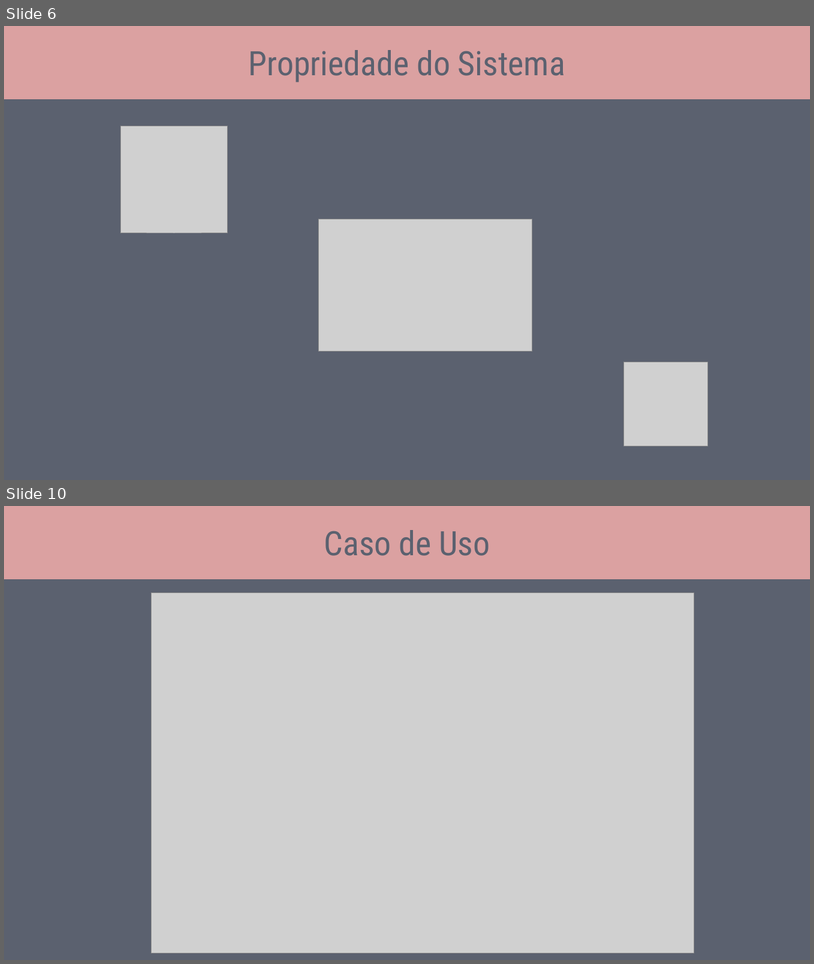
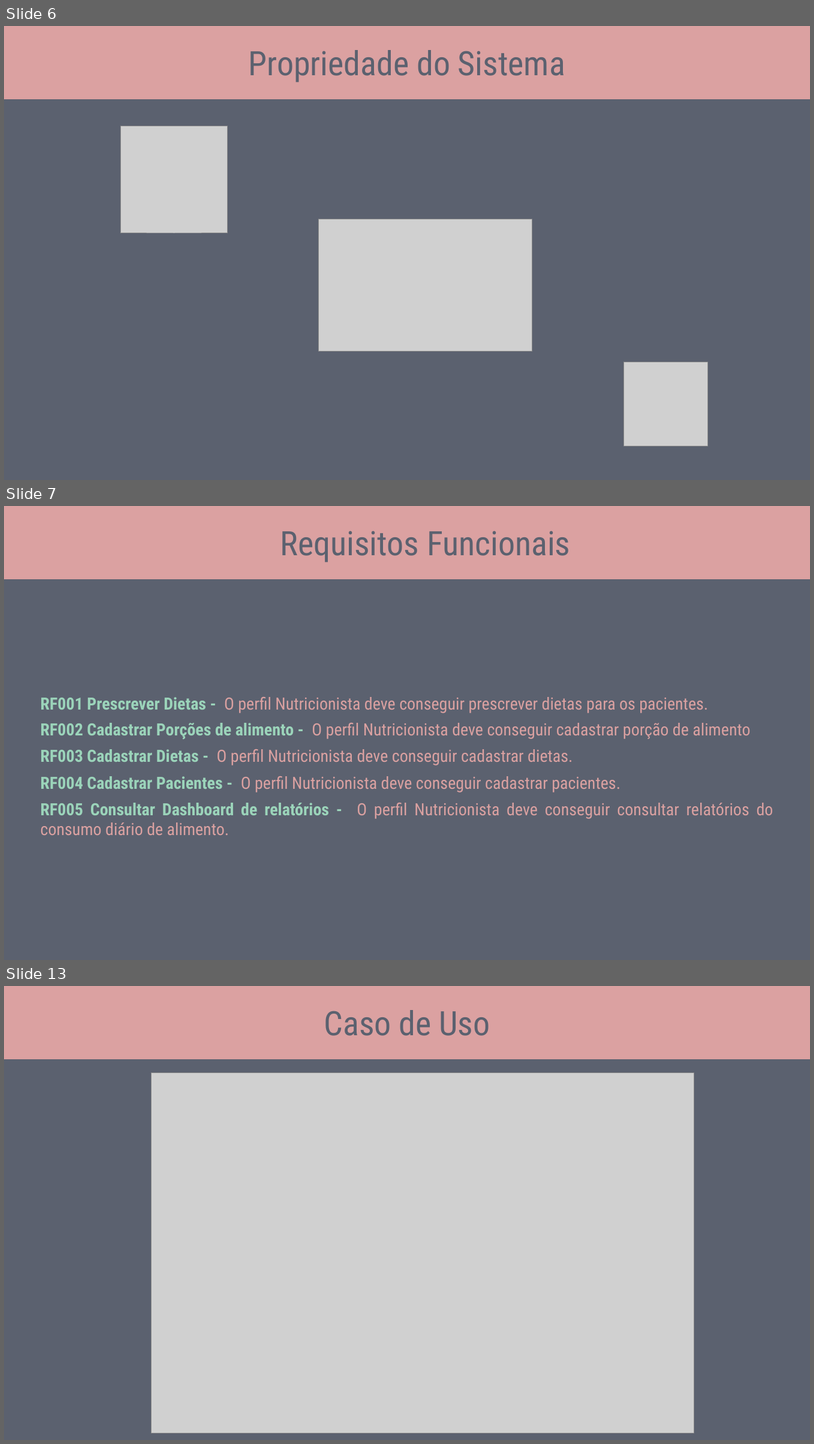
Before and after one commit to caiobarretta/Diet-CSharp, a slide deck: doc/IFSP/Diet-csharp.pptx. Shown one above the other, each under a label of ours: slides 6 and 10 before the commit, slides 6, 7 and 13 after it; the slides between them are not shown. The pictures are 814x964 and 814x1444 pixels, drawn with LibreOffice and Linux fonts; fonts in the diff are those of the drawing; grey boxes stand for pictures. Boxes give left, top, right and bottom in pixels: in the first picture for what was removed or moved away, otherwise in the second. Text is boxed around its words. In the diff, an @@ line names an element or a change of style, - is before the commit and + after.

```diff
--- a/doc/IFSP/Diet-csharp.pptx
+++ b/doc/IFSP/Diet-csharp.pptx
@@ slide 7 added at box(4, 506, 810, 960), background #5B616F @@
@@ rectangle added at box(4, 506, 810, 579), fill #DBA1A1 @@
@@ text added at box(281, 531, 570, 562), 40 pt, text #5B616F @@
+Requisitos Funcionais
@@ table added at box(34, 691, 780, 837), 5 rows, 1 columns @@
+RF001 Prescrever Dietas - O perfil Nutricionista deve conseguir prescrever dietas para os pacientes.
+RF002 Cadastrar Porções de alimento - O perfil Nutricionista deve conseguir cadastrar porção de alimento
+RF003 Cadastrar Dietas - O perfil Nutricionista deve conseguir cadastrar dietas.
+RF004 Cadastrar Pacientes - O perfil Nutricionista deve conseguir cadastrar pacientes.
+RF005 Consultar Dashboard de relatórios - O perfil Nutricionista deve conseguir consultar relatórios do consumo diário de alimento.
@@ what was slide 10 is now slide 13 @@
```
Also in this commit, not shown: 4 slides changed, 2 other slides added, 1 other file.
